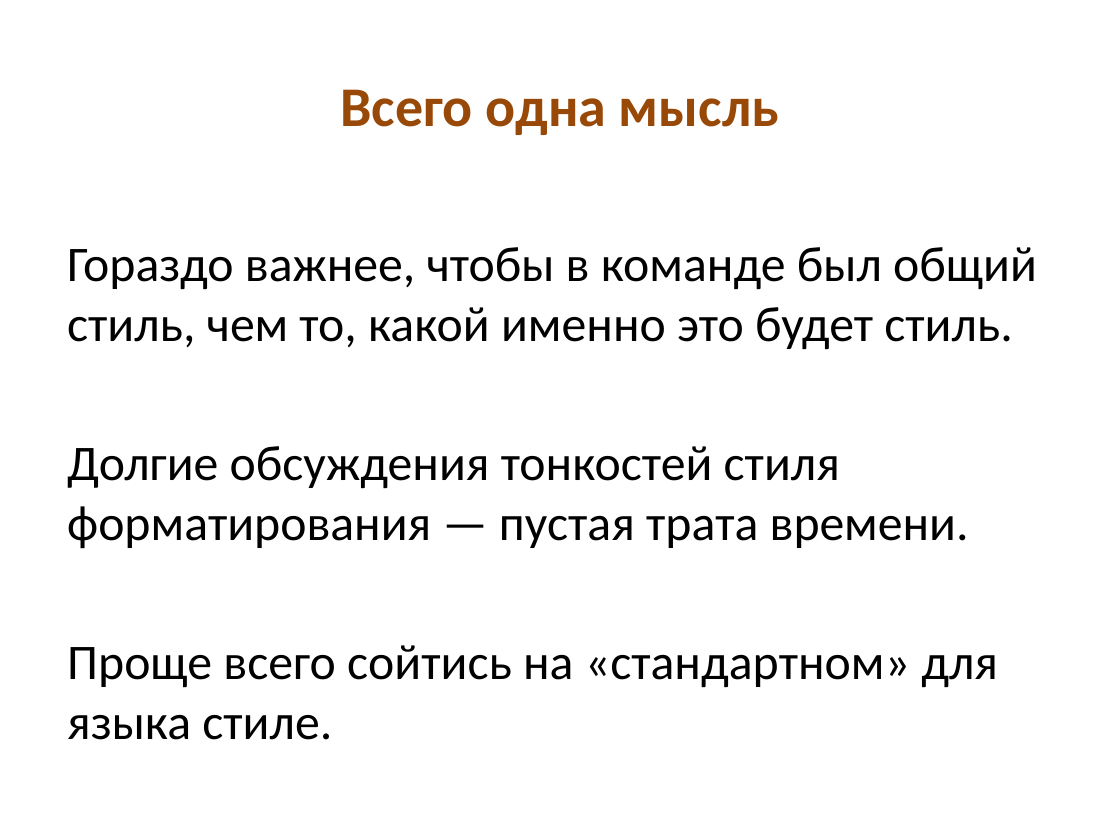
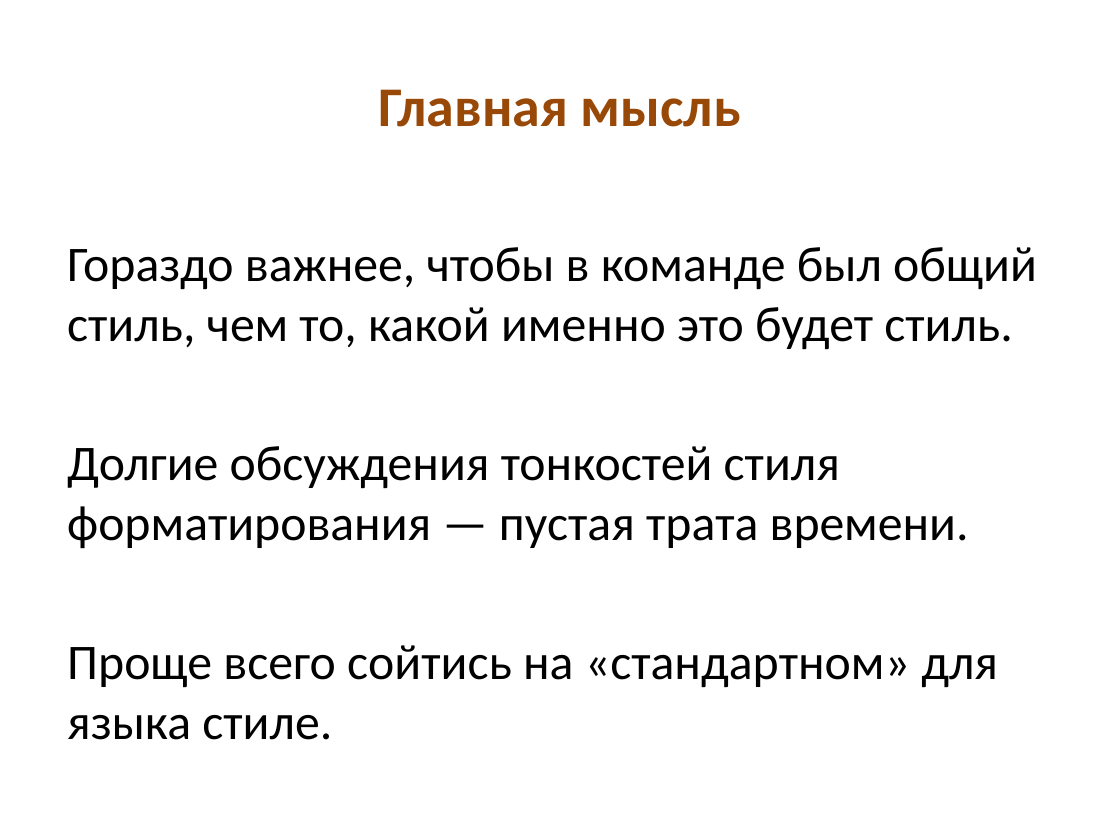
Before and after one commit to kontur-edu/intern-2014, a slide deck: slide 7 of 01-CleanCode/CleanCode.pptx. Drawn at 1120x840 pixels with LibreOffice and Linux fonts; fonts in the diff are those of the drawing. Boxes give left, top, right and bottom in pixels: in the first picture for what was removed or moved away, otherwise in the second. Text is boxed around its words. In the diff, an @@ line names an element or a change of style, - is before the commit and + after.

```diff
--- a/01-CleanCode/CleanCode.pptx
+++ b/01-CleanCode/CleanCode.pptx
@@ title at box(379, 89, 741, 127): text changed @@
-Всего одна мысль
+Главная мысль
```
Also in this commit, not shown: 6 other slides changed, 3 other files.
